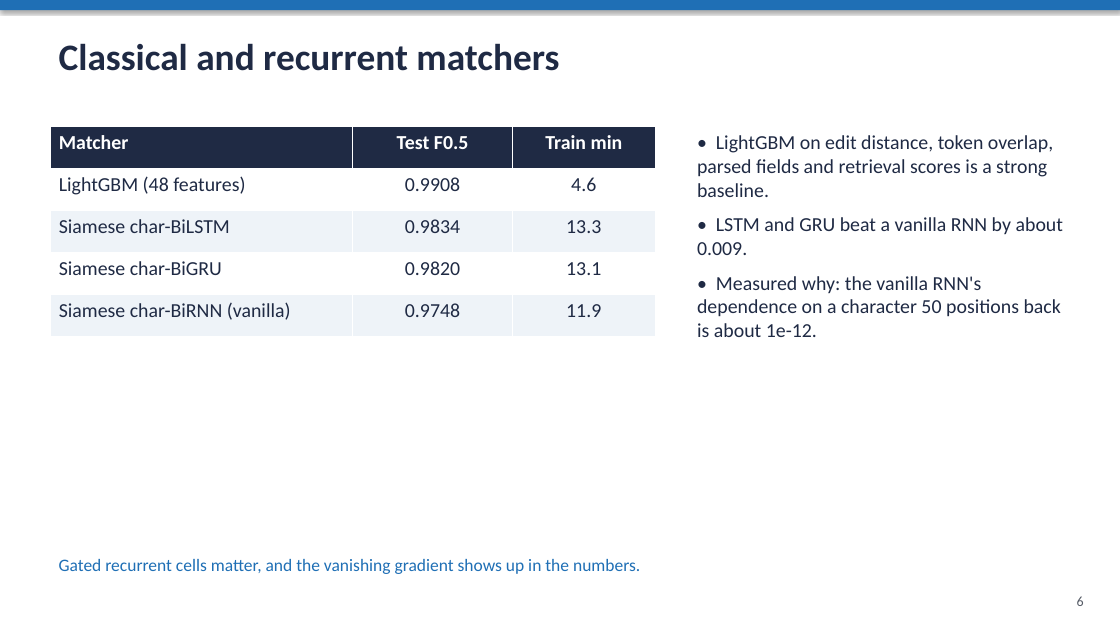
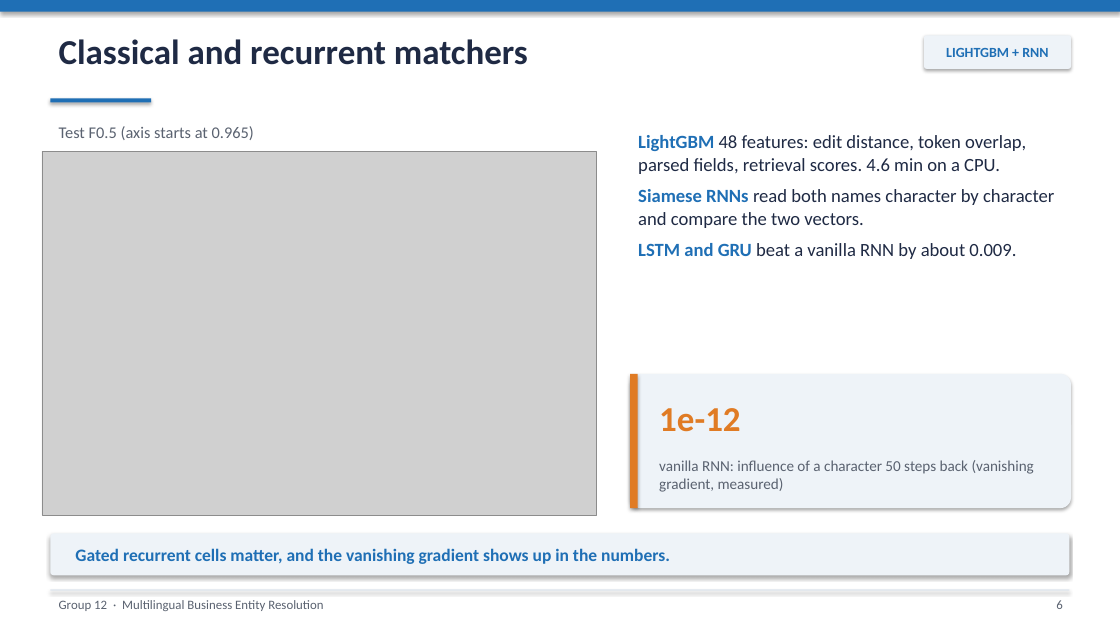
Before and after one commit to Sh3001/NLP_Proj_updated, a slide deck: slide 6 of report/NLP_Project_Group12_Presentation.pptx. Drawn at 1120x630 pixels with LibreOffice and Linux fonts; fonts in the diff are those of the drawing; grey boxes stand for pictures. Boxes give left, top, right and bottom in pixels: in the first picture for what was removed or moved away, otherwise in the second. Text is boxed around its words. In the diff, an @@ line names an element or a change of style, - is before the commit and + after.

```diff
--- a/report/NLP_Project_Group12_Presentation.pptx
+++ b/report/NLP_Project_Group12_Presentation.pptx
@@ text "Classical and recurrent matchers" at [59, 39, 528, 65]: size 32 to 30 pt @@
@@ rounded rectangle added at [924, 35, 1071, 69], fill #EEF3F8, 12 pt, text #1F6FB5, bold @@
+LIGHTGBM + RNN
@@ rectangle added at [50, 98, 151, 103], fill #1F6FB5 @@
@@ table removed at [50, 126, 655, 336], 5 rows, 3 columns @@
-Matcher | Test F0.5 | Train min
-LightGBM (48 features) | 0.9908 | 4.6
-Siamese char-BiLSTM | 0.9834 | 13.3
-Siamese char-BiGRU | 0.9820 | 13.1
-Siamese char-BiRNN (vanilla) | 0.9748 | 11.9
@@ text added at [59, 126, 254, 140], 14 pt, text #5A6270 @@
+Test F0.5 (axis starts at 0.965)
@@ text at [638, 135, 1054, 259]: text changed; size 17 to 16 pt @@
-• LightGBM on edit distance, token overlap, parsed fields and retrieval scores is a strong baseline.
-• LSTM and GRU beat a vanilla RNN by about 0.009.
-• Measured why: the vanilla RNN's dependence on a character 50 positions back is about 1e-12.
+LightGBM 48 features: edit distance, token overlap, parsed fields, retrieval scores. 4.6 min on a CPU.
+Siamese RNNs read both names character by character and compare the two vectors.
+LSTM and GRU beat a vanilla RNN by about 0.009.
@@ picture added at [42, 151, 597, 515] @@
@@ rounded rectangle added at [630, 374, 1071, 508], fill #EEF3F8 @@
@@ rectangle added at [630, 374, 638, 508], fill #E07B24 @@
@@ text added at [659, 408, 740, 432], 30 pt, text #E07B24, bold @@
+1e-12
@@ text added at [659, 460, 1034, 492], 13 pt, text #5A6270 @@
+vanilla RNN: influence of a character 50 steps back (vanishing gradient, measured)
@@ rounded rectangle added at [50, 534, 1070, 576], fill #EEF3F8 @@
@@ text "Gated recurrent cells matter, and ...": place and size @@
-text "Gated recurrent cells matter, and ..." at [59, 559, 640, 574]
+text "Gated recurrent cells matter, and ..." at [75, 548, 670, 564]
@@ text "Gated recurrent cells matter, and ..." at [75, 548, 670, 564]: bold on; vertical alignment top to middle @@
@@ rectangle added at [50, 590, 1070, 591], fill #C9D6E6 @@
@@ text "6": place and size @@
-text "6" at [1077, 596, 1084, 606]
+text "6" at [1056, 600, 1062, 609]
@@ text "6" at [1056, 600, 1062, 609]: size 12 to 11 pt, text colour #555B66 to #5A6270 @@
@@ text added at [59, 600, 323, 611], 11 pt, text #5A6270 @@
+Group 12 · Multilingual Business Entity Resolution
```
Also in this commit, not shown: 9 other slides changed.
